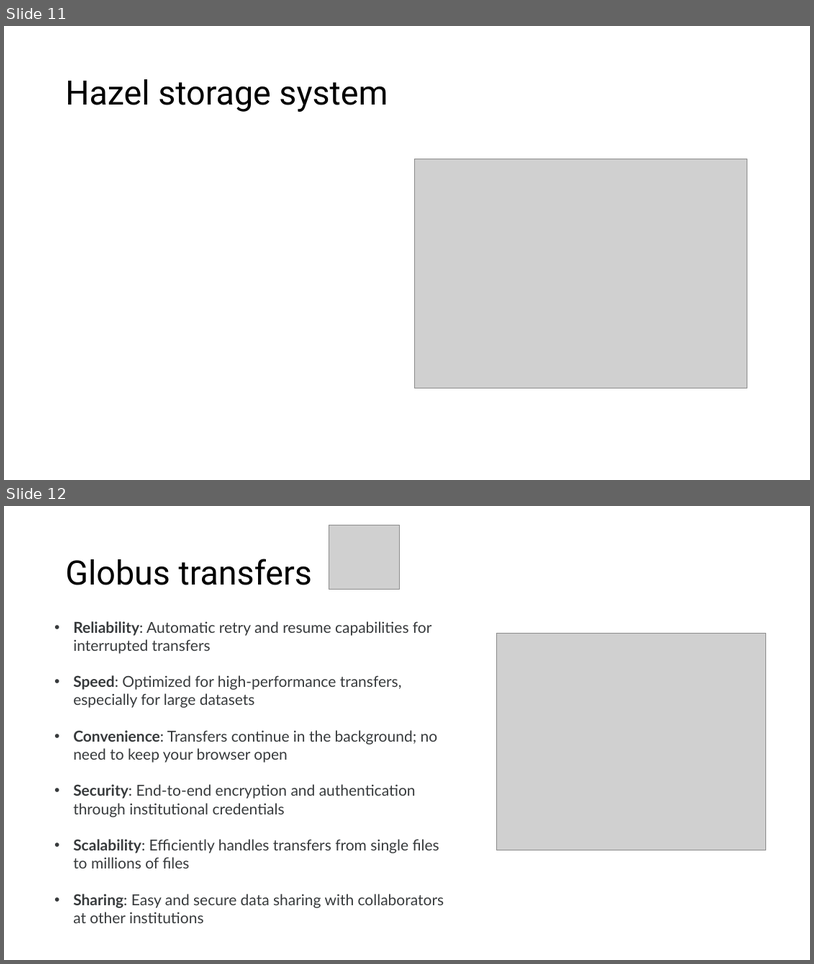
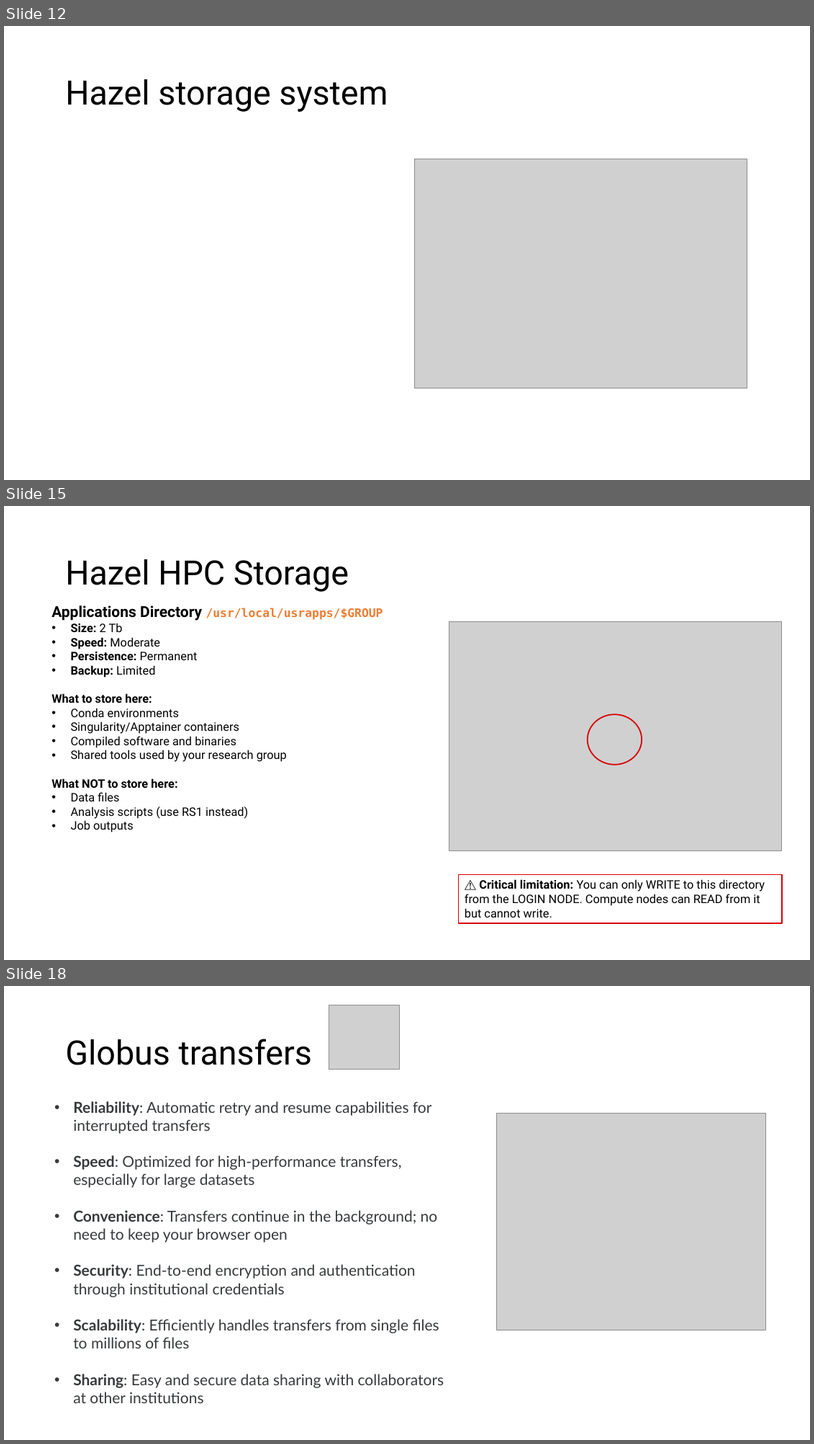
Before and after one commit to hurwitzlab/brc_hazel_training, a slide deck: slides/brc_hazel_week_d4.pptx. Shown one above the other, each under a label of ours: slides 11 and 12 before the commit, slides 12, 15 and 18 after it; the slides between them are not shown. The pictures are 814x964 and 814x1444 pixels, drawn with LibreOffice and Linux fonts; fonts in the diff are those of the drawing; grey boxes stand for pictures. Boxes give left, top, right and bottom in pixels: in the first picture for what was removed or moved away, otherwise in the second. Text is boxed around its words. In the diff, an @@ line names an element or a change of style, - is before the commit and + after.

```diff
--- a/slides/brc_hazel_week_d4.pptx
+++ b/slides/brc_hazel_week_d4.pptx
@@ slide 15 added at <box>4,506,810,960</box>, background #FFFFFF @@
@@ title added at <box>65,559,349,592</box>, 40 pt, text #000000 @@
+Hazel HPC Storage
@@ text added at <box>52,605,383,832</box>, 14 pt, text #000000 @@
+Applications Directory /usr/local/usrapps/$GROUP
+• Size: 2 Tb
+• Speed: Moderate
+• Persistence: Permanent
+• Backup: Limited
+What to store here:
+• Conda environments
+• Singularity/Apptainer containers
+• Compiled software and binaries
+• Shared tools used by your research group
+What NOT to store here:
+• Data files
+• Analysis scripts (use RS1 instead)
+• Job outputs
@@ picture added at <box>449,621,782,851</box> @@
@@ ellipse added at <box>588,714,642,764</box>, outline #D80003 1.5 pt @@
@@ rectangle added at <box>459,875,782,924</box>, outline #D80003 1.5 pt, 14 pt, text #000000 @@
+⚠️ Critical limitation: You can only WRITE to this directory from the LOGIN NODE. Compute nodes can READ from it but cannot write.
@@ what was slide 11 is now slide 12 @@
@@ what was slide 12 is now slide 18 @@
```
Also in this commit, not shown: 5 other slides added, 1 other file.
